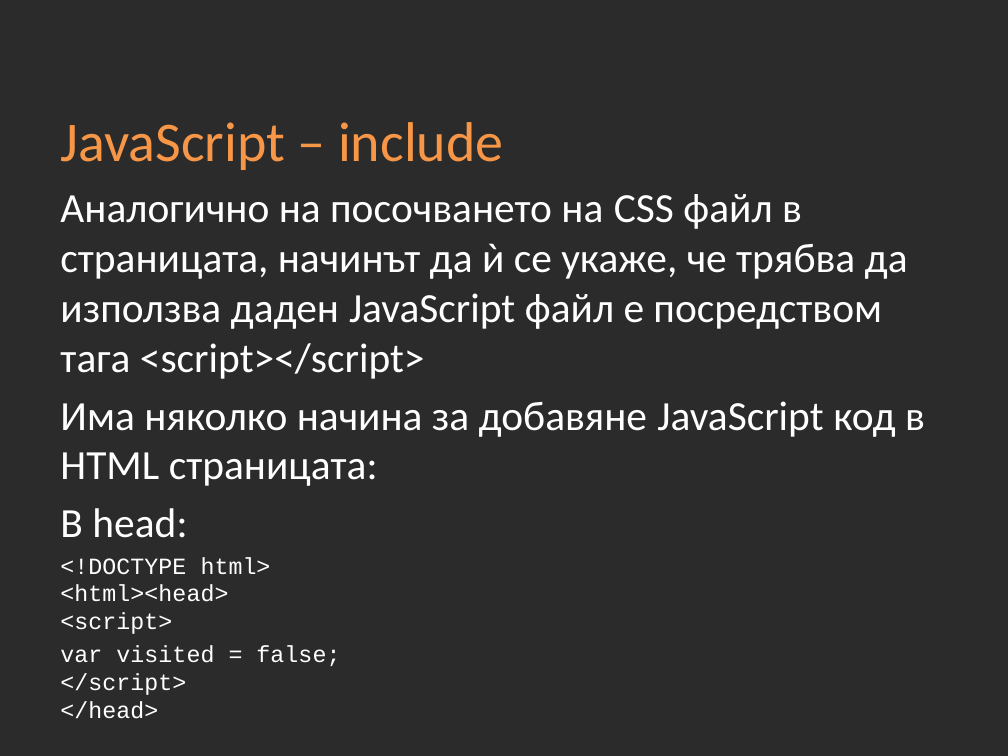
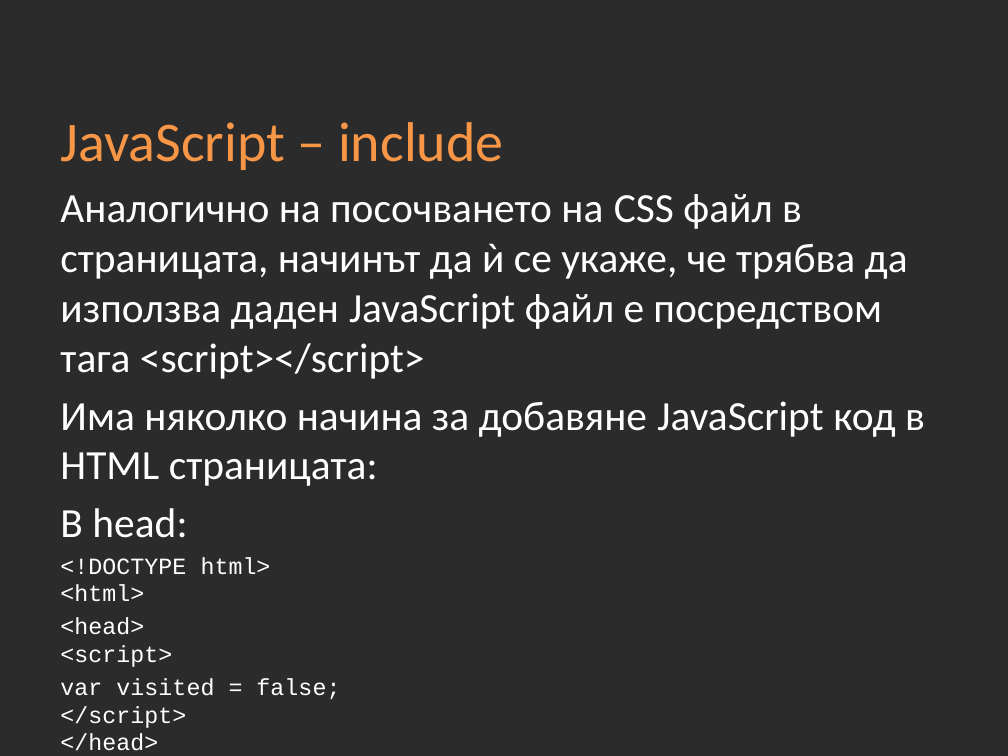
Before and after one commit to Academy-Soft-Intellect/Front-End-Course, a slide deck: slide 5 of 10-JavaScript-Basics.pptx. Drawn at 1008x756 pixels with LibreOffice and Linux fonts; fonts in the diff are those of the drawing; background and template pictures are left out; a plain dark background stands for a picture behind light text. Boxes give left, top, right and bottom in pixels: in the first picture for what was removed or moved away, otherwise in the second. Text is boxed around its words. In the diff, an @@ line names an element or a change of style, - is before the commit and + after.

```diff
--- a/10-JavaScript-Basics.pptx
+++ b/10-JavaScript-Basics.pptx
@@ text at (60,557,271,667): text changed @@
-<!DOCTYPE html>
-<html><head>
-<script>
+<!DOCTYPE html>
+<html>
+<head>
+<script>
```
Also in this commit, not shown: 10 other slides changed.
